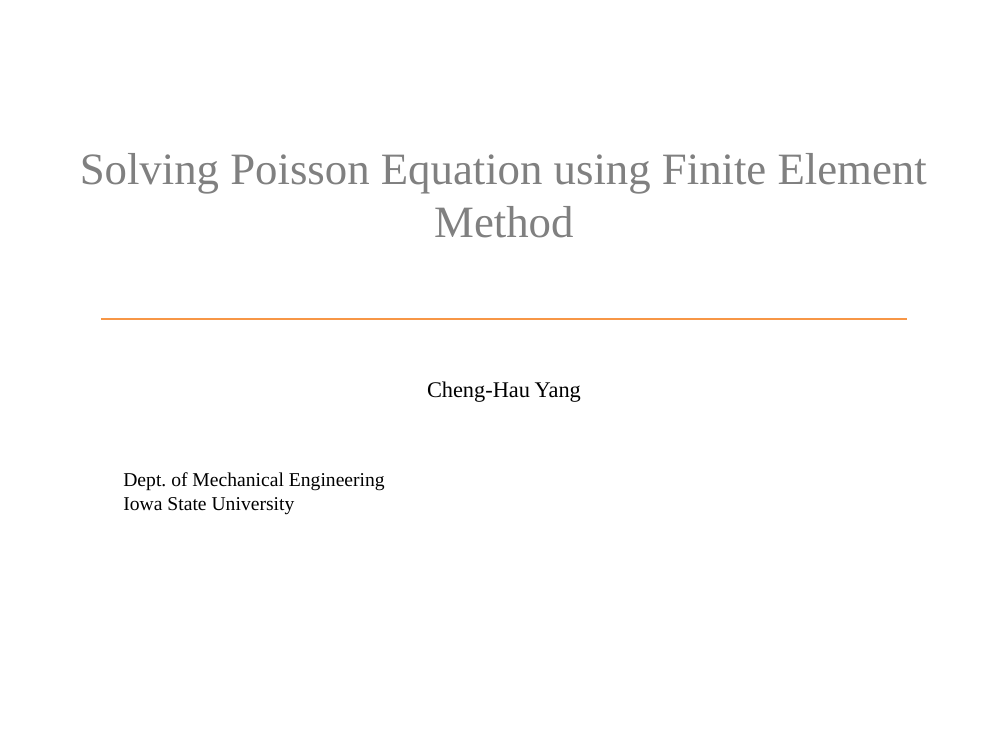
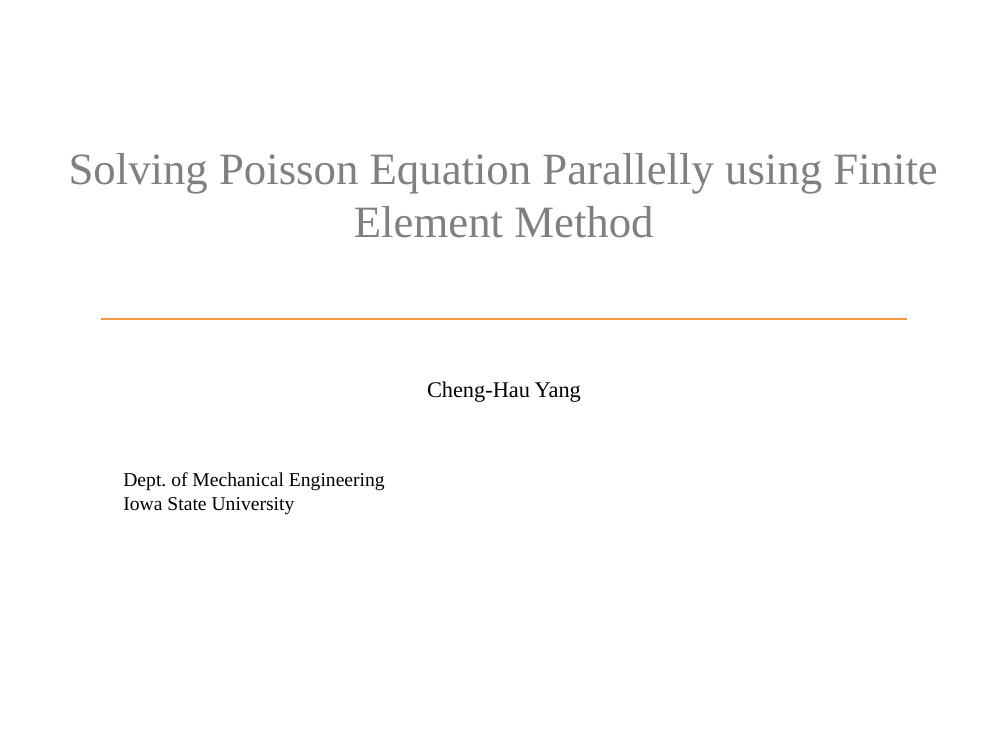
Before and after one commit to ChengHauYang/HPC, a slide deck: slide 1 of final_project/cheng_hau.pptx. Drawn at 1008x756 pixels with LibreOffice and Linux fonts; fonts in the diff are those of the drawing. Boxes give left, top, right and bottom in pixels: in the first picture for what was removed or moved away, otherwise in the second. Text is boxed around its words. In the diff, an @@ line names an element or a change of style, - is before the commit and + after.

Commit message:
update ppt

```diff
--- a/final_project/cheng_hau.pptx
+++ b/final_project/cheng_hau.pptx
@@ title at <box>69,153,937,238</box>: text changed @@
-Solving Poisson Equation using Finite Element Method
+Solving Poisson Equation Parallelly using Finite Element Method
```
Also in this commit, not shown: 2 other slides changed, 2 slides added, 1 slide removed.
